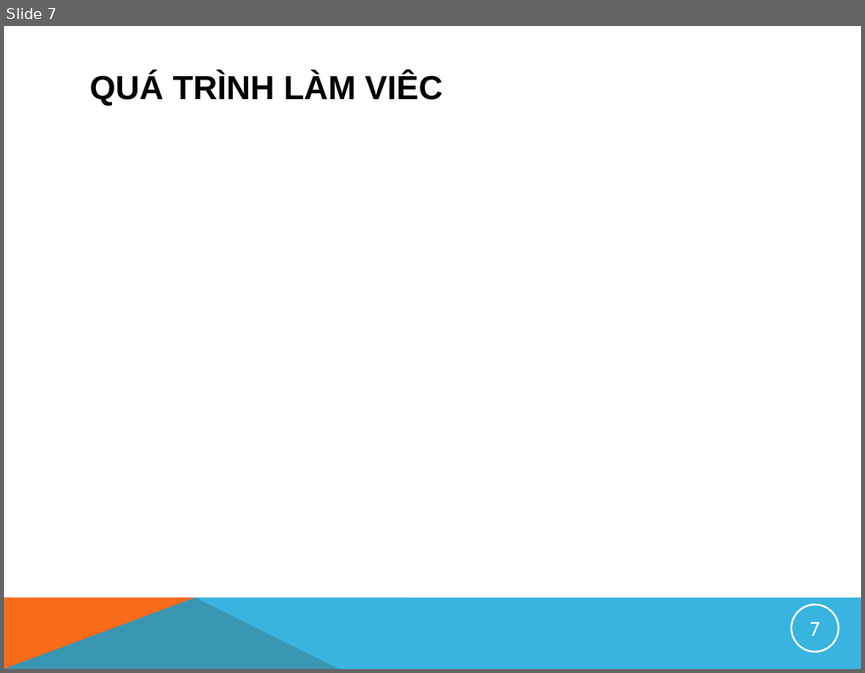
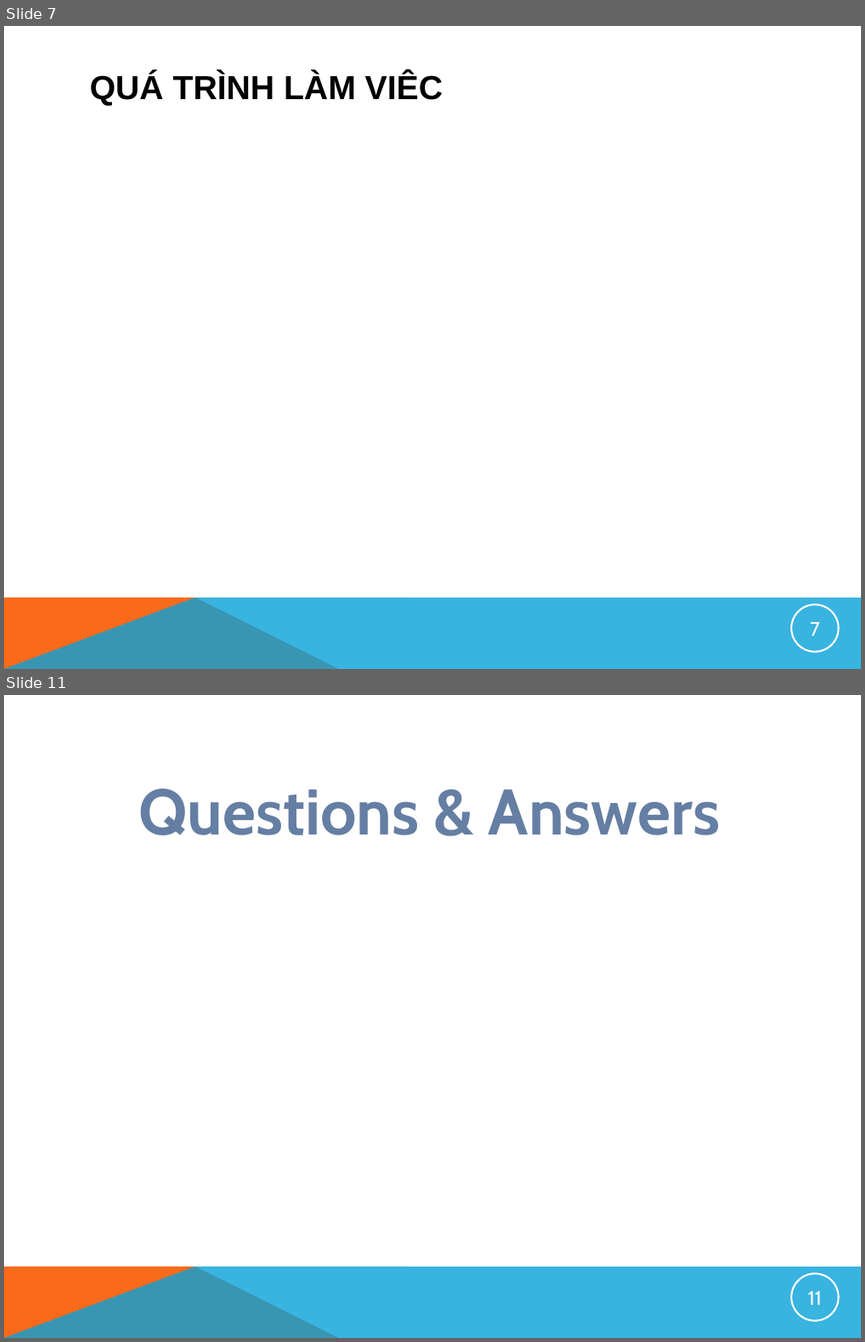
Before and after one commit to HoshikiShiro/Nhom4, a slide deck: Nhom4.pptx. Shown one above the other, each under a label of ours: slide 7 before the commit, slides 7 and 11 after it; the slides between them are not shown. The pictures are 865x673 and 865x1342 pixels, drawn with LibreOffice and Linux fonts; fonts in the diff are those of the drawing; background and template pictures are left out. Boxes give left, top, right and bottom in pixels: in the first picture for what was removed or moved away, otherwise in the second. Text is boxed around its words. In the diff, an @@ line names an element or a change of style, - is before the commit and + after.

```diff
--- a/Nhom4.pptx
+++ b/Nhom4.pptx
@@ slide 11 added at <box>4,695,861,1338</box>, background picture (left out); not listed: 2 template elements that a slide beside it also shows @@
@@ text added at <box>138,789,720,835</box>, 54 pt, text gradient #6F86A8 to #657FA4 to #496890, bold @@
+Questions & Answers
@@ page number added at <box>791,1273,839,1321</box>, outline #FFFFFF 1.5 pt, 16.5 pt, text #FFFFFF @@
+11
```
Also in this commit, not shown: 3 slides changed, 9 other slides added.
